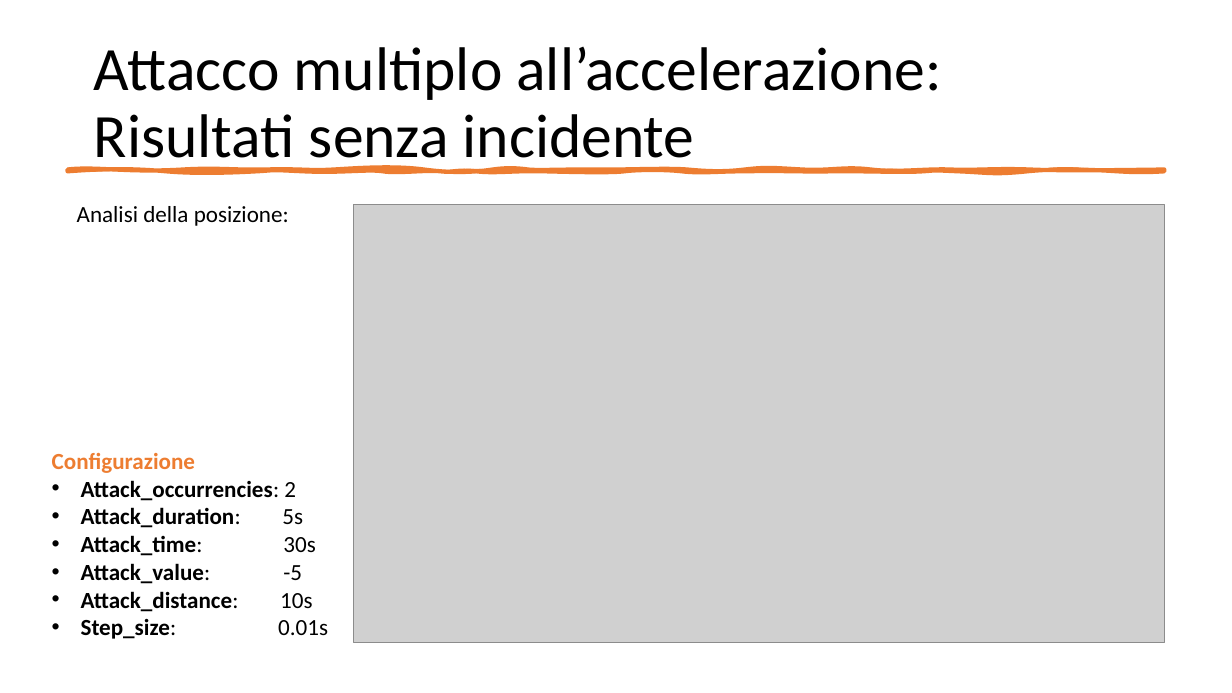
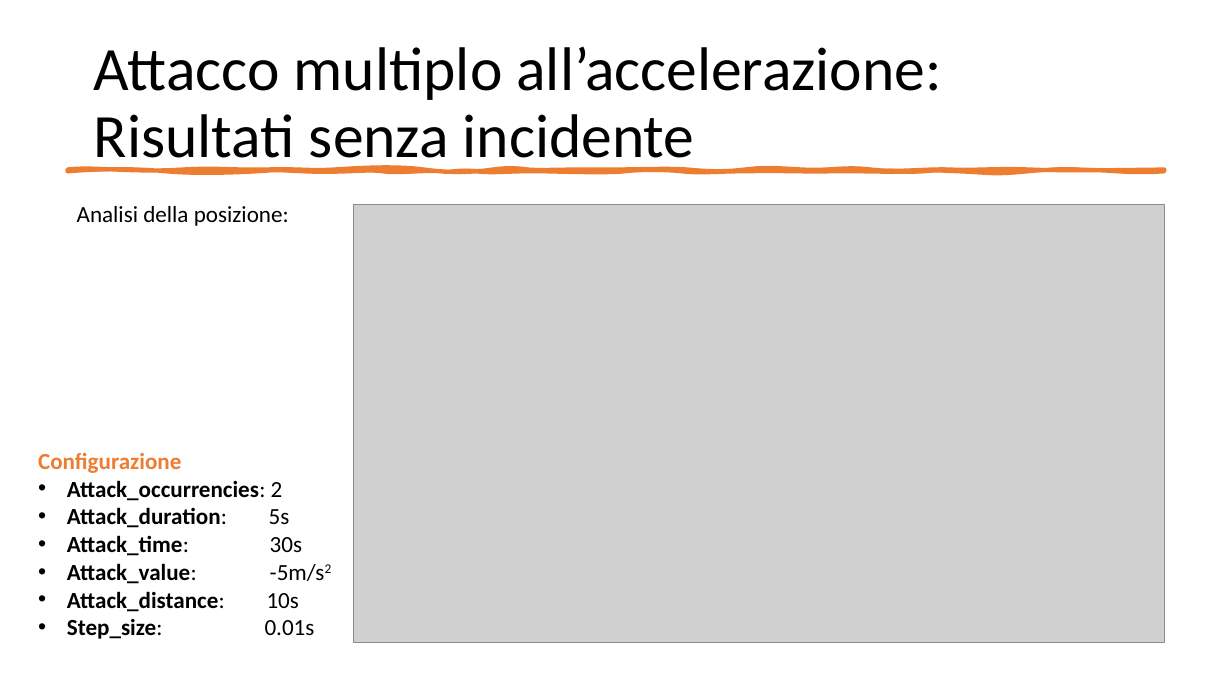
Before and after one commit to gerti98/FormalMethodsProject, a slide deck: slide 28 of Leading Car – Following Car.pptx. Drawn at 1232x693 pixels with LibreOffice and Linux fonts; fonts in the diff are those of the drawing; grey boxes stand for pictures. Boxes give left, top, right and bottom in pixels: in the first picture for what was removed or moved away, otherwise in the second. Text is boxed around its words. In the diff, an @@ line names an element or a change of style, - is before the commit and + after.

```diff
--- a/Leading Car – Following Car.pptx
+++ b/Leading Car – Following Car.pptx
@@ text "Configurazione": place and size @@
-text "Configurazione" at [52, 453, 328, 639]
+text "Configurazione" at [38, 453, 325, 639]
@@ text at [67, 563, 325, 584]: text changed @@
-• Attack_value: -5
+• Attack_value: -5m/s2
```
Also in this commit, not shown: 13 other slides changed.
